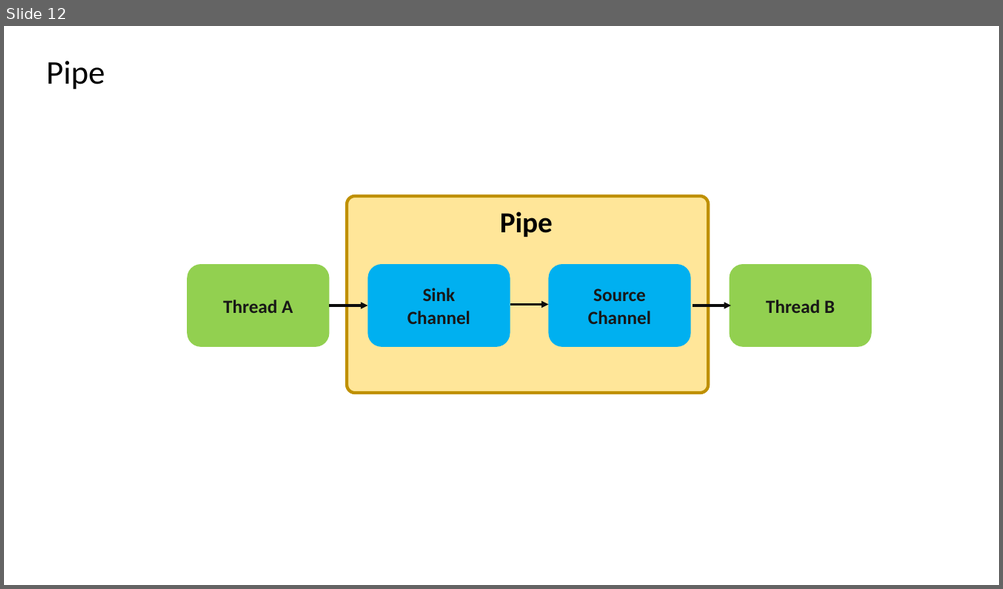
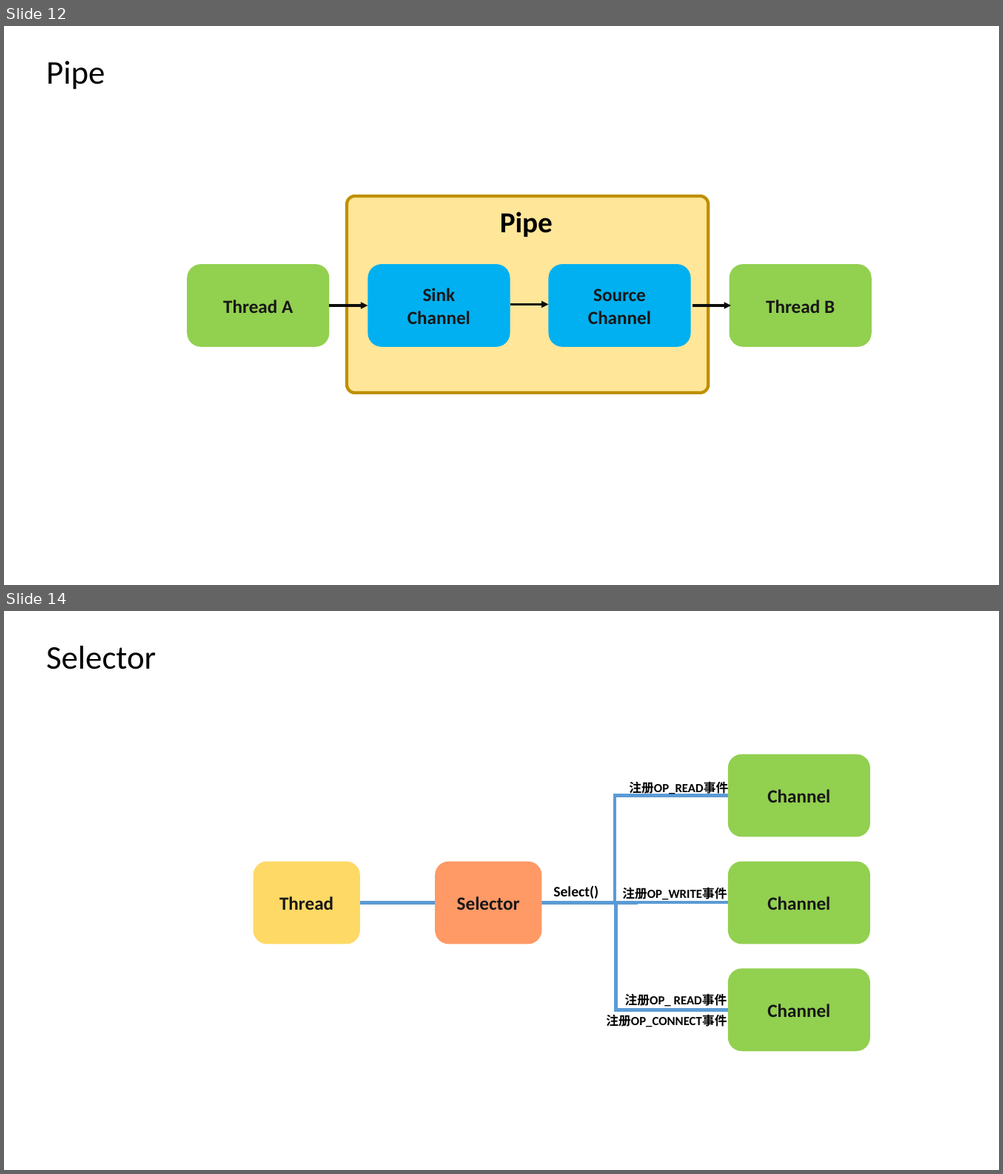
Before and after one commit to 1ororor/1ororor, a slide deck: pictures/java_nio.pptx. Shown one above the other, each under a label of ours: slide 12 before the commit, slides 12 and 14 after it; the slides between them are not shown. The pictures are 1003x589 and 1003x1174 pixels, drawn with LibreOffice and Linux fonts; fonts in the diff are those of the drawing. Boxes give left, top, right and bottom in pixels: in the first picture for what was removed or moved away, otherwise in the second. Text is boxed around its words. In the diff, an @@ line names an element or a change of style, - is before the commit and + after.

```diff
--- a/pictures/java_nio.pptx
+++ b/pictures/java_nio.pptx
@@ slide 14 added at (4, 611, 999, 1170), background #FFFFFF @@
@@ text added at (46, 646, 156, 669), 32 pt, text #000000 @@
+Selector
@@ rounded rectangle added at (728, 755, 871, 837), fill #92D050, 18 pt, text #181717, bold @@
+Channel
@@ text added at (629, 782, 728, 796), 12 pt, text #000000, bold @@
+注册OP_READ事件
@@ elbow line added from (728, 796) to (542, 903), #5B9BD5 3 pt @@
@@ rounded rectangle added at (253, 862, 360, 945), fill #FFD966, 18 pt, text #181717, bold @@
+Thread
@@ rounded rectangle added at (435, 862, 541, 945), fill #FF9966, 18 pt, text #181717, bold @@
+Selector
@@ rounded rectangle added at (728, 862, 871, 945), fill #92D050, 18 pt, text #181717, bold @@
+Channel
@@ text added at (553, 886, 598, 899), 14 pt, text #000000, bold @@
+Select()
@@ text added at (622, 887, 727, 902), 12 pt, text #000000, bold @@
+注册OP_WRITE事件
@@ line added from (360, 903) to (435, 903), #5B9BD5 3 pt @@
@@ elbow line added from (728, 1010) to (542, 903), #5B9BD5 3 pt @@
@@ elbow line added from (728, 903) to (544, 903), #5B9BD5 3 pt @@
@@ rounded rectangle added at (728, 969, 871, 1052), fill #92D050, 18 pt, text #181717, bold @@
+Channel
@@ text added at (625, 994, 727, 1007), 12 pt, text #000000, bold @@
+注册OP_ READ事件
@@ text added at (606, 1014, 726, 1028), 12 pt, text #000000, bold @@
+注册OP_CONNECT事件
```
Also in this commit, not shown: 1 other slide added, 5 other files.
